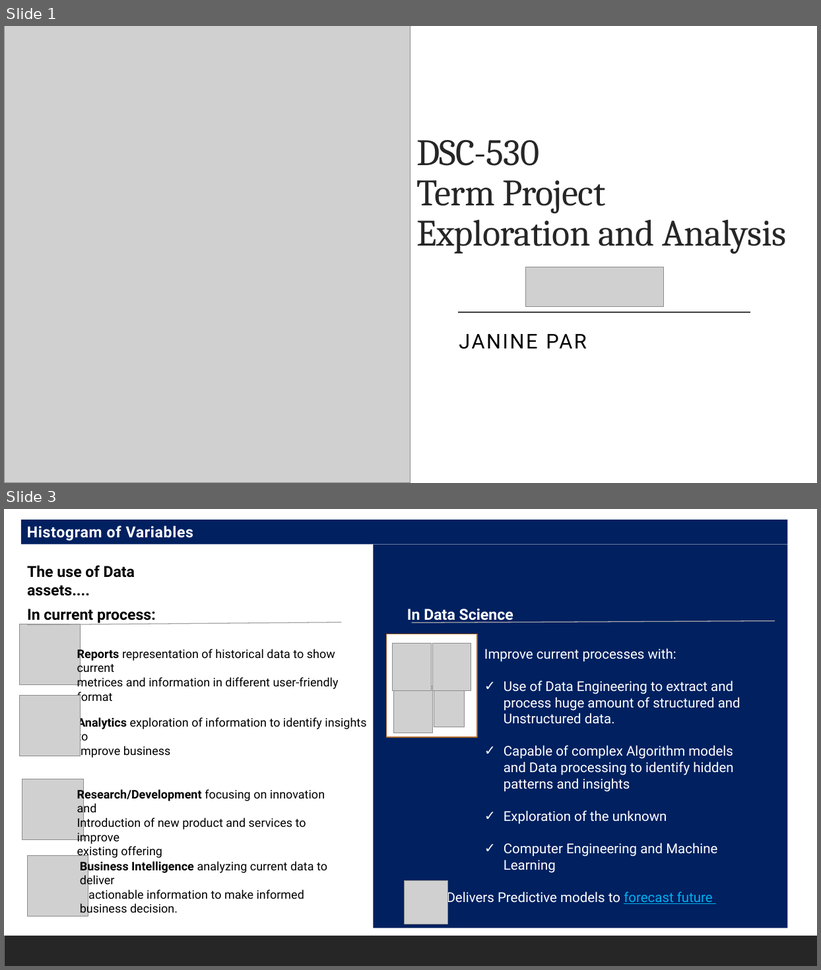
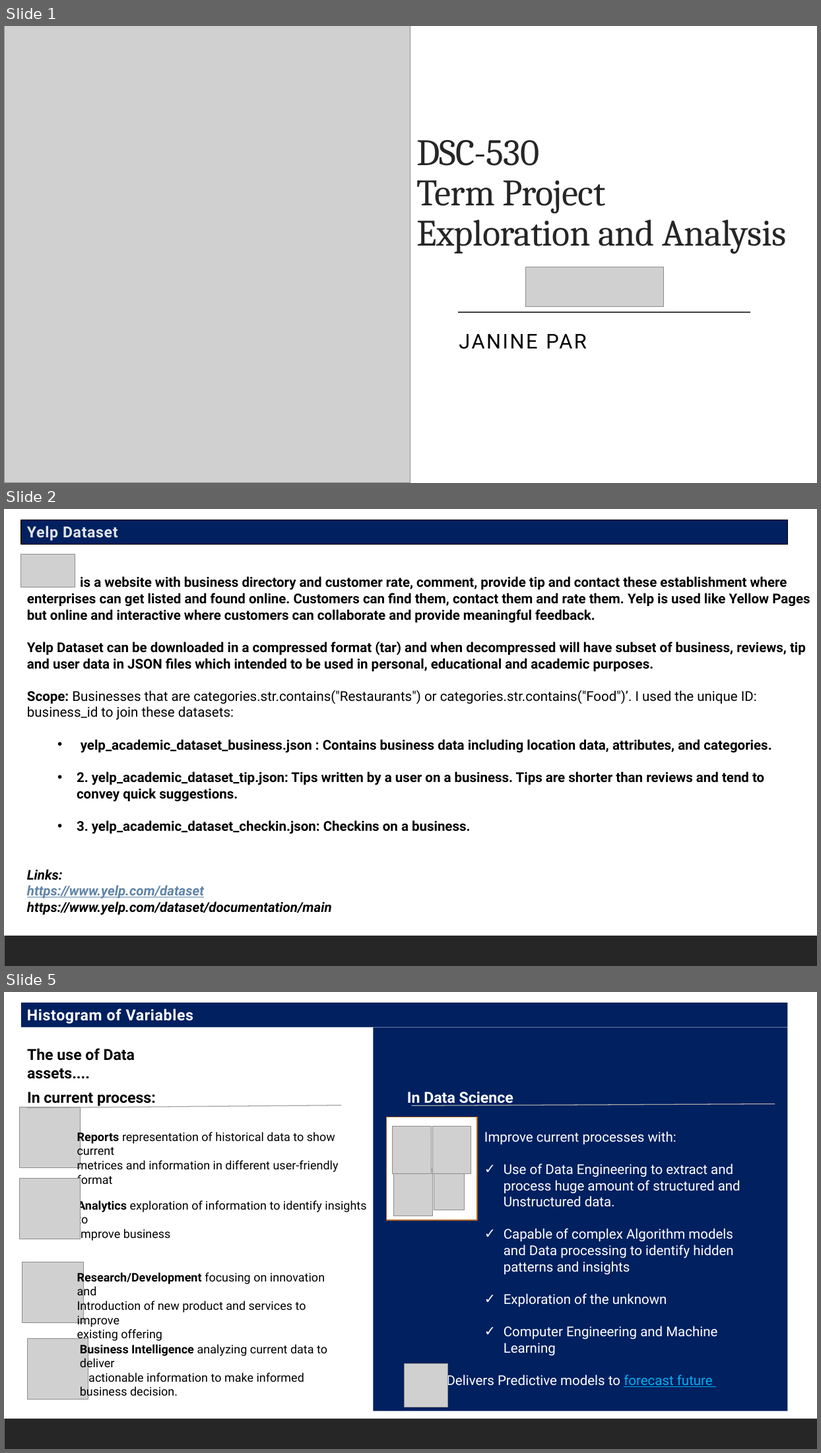
Before and after one commit to Tutay0913JP/DSC530, a slide deck: ParJanineDSC530-T303Week12_YelpDataset.pptx. Shown one above the other, each under a label of ours: slides 1 and 3 before the commit, slides 1, 2 and 5 after it; the slides between them are not shown. The pictures are 821x970 and 821x1453 pixels, drawn with LibreOffice and Linux fonts; fonts in the diff are those of the drawing; grey boxes stand for pictures. Boxes give left, top, right and bottom in pixels: in the first picture for what was removed or moved away, otherwise in the second. Text is boxed around its words. In the diff, an @@ line names an element or a change of style, - is before the commit and + after.

```diff
--- a/ParJanineDSC530-T303Week12_YelpDataset.pptx
+++ b/ParJanineDSC530-T303Week12_YelpDataset.pptx
@@ slide 2 added at [4, 509, 817, 966], background #FFFFFF; not listed: 1 template element that a slide beside it also shows @@
@@ rectangle added at [21, 520, 788, 545], fill #002060, outline #000000 1 pt, 18 pt, text #E2E5E8, bold @@
+Yelp Dataset
@@ picture added at [21, 554, 75, 587] @@
@@ text added at [27, 576, 810, 916], 16 pt, text #000000, bold @@
+is a website with business directory and customer rate, comment, provide tip and contact these establishment where enterprises can get listed and found online. Customers can find them, contact them and rate them. Yelp is used like Yellow Pages but online and interactive where customers can collaborate and provide meaningful feedback.
+Yelp Dataset can be downloaded in a compressed format (tar) and when decompressed will have subset of business, reviews, tip and user data in JSON files which intended to be used in personal, educational and academic purposes.
+Scope: Businesses that are categories.str.contains("Restaurants") or categories.str.contains("Food")’. I used the unique ID: business_id to join these datasets:
+  • yelp_academic_dataset_business.json : Contains business data including location data, attributes, and categories.
+  • 2. yelp_academic_dataset_tip.json: Tips written by a user on a business. Tips are shorter than reviews and tend to convey quick suggestions.
+  • 3. yelp_academic_dataset_checkin.json: Checkins on a business.
+Links:
+https://www.yelp.com/dataset
+https://www.yelp.com/dataset/documentation/main
@@ what was slide 3 is now slide 5 @@
```
Also in this commit, not shown: 1 slide changed, 2 other slides added, 2 slides removed.
